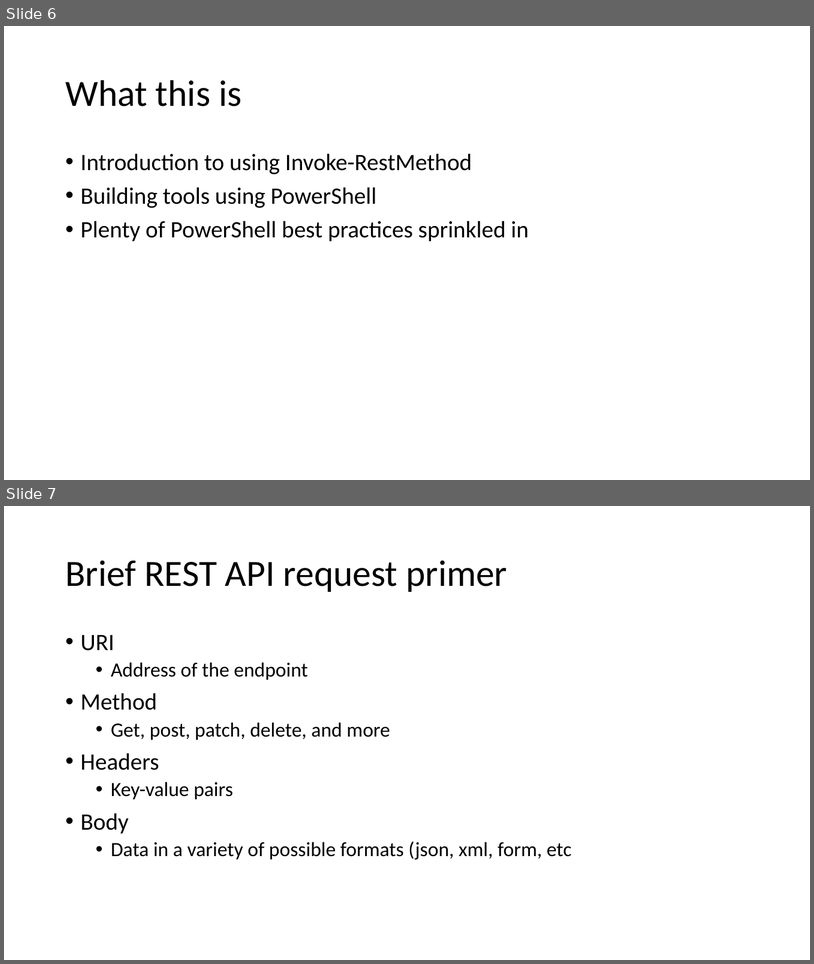
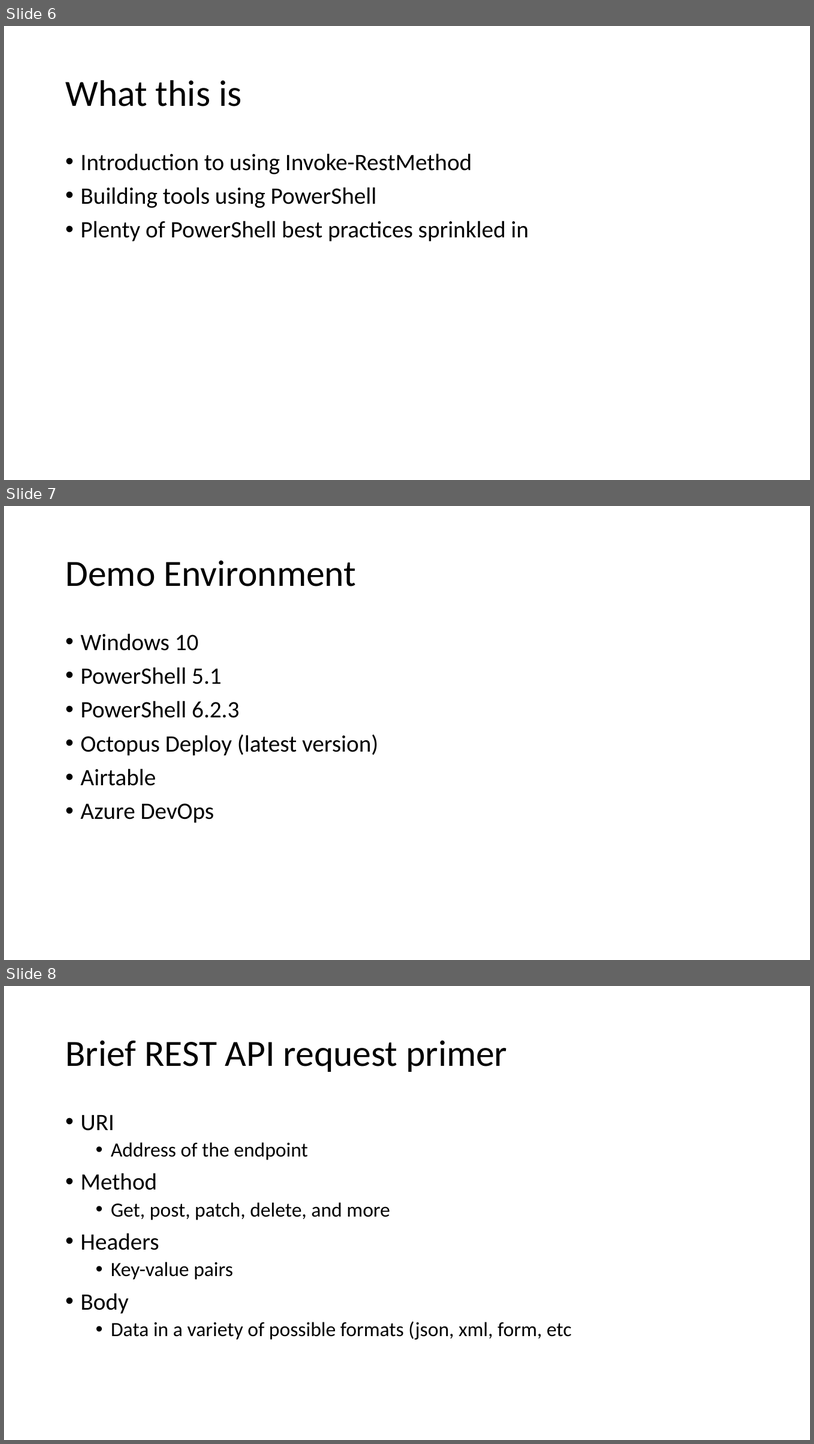
Before and after one commit to ThePoShWolf/Sessions, a slide deck: 2020-01-30 - MTX Portland - REST APIs/MTX Portland - REST APIs.pptx. Shown one above the other, each under a label of ours: slides 6 and 7 before the commit, slides 6, 7 and 8 after it. The pictures are 814x964 and 814x1444 pixels, drawn with LibreOffice and Linux fonts; fonts in the diff are those of the drawing; background and template pictures are left out. Boxes give left, top, right and bottom in pixels: in the first picture for what was removed or moved away, otherwise in the second. Text is boxed around its words. In the diff, an @@ line names an element or a change of style, - is before the commit and + after.

Commit message:
added a demo environment slide

```diff
--- a/2020-01-30 - MTX Portland - REST APIs/MTX Portland - REST APIs.pptx
+++ b/2020-01-30 - MTX Portland - REST APIs/MTX Portland - REST APIs.pptx
@@ slide 7 added at [4,506,810,960], background picture (left out) @@
@@ title added at [65,560,356,586], 44 pt, text #000000 @@
+Demo Environment
@@ text added at [81,633,378,823], 28 pt, text #000000 @@
+• Windows 10
+• PowerShell 5.1
+• PowerShell 6.2.3
+• Octopus Deploy (latest version)
+• Airtable
+• Azure DevOps
@@ what was slide 7 is now slide 8 @@
```
